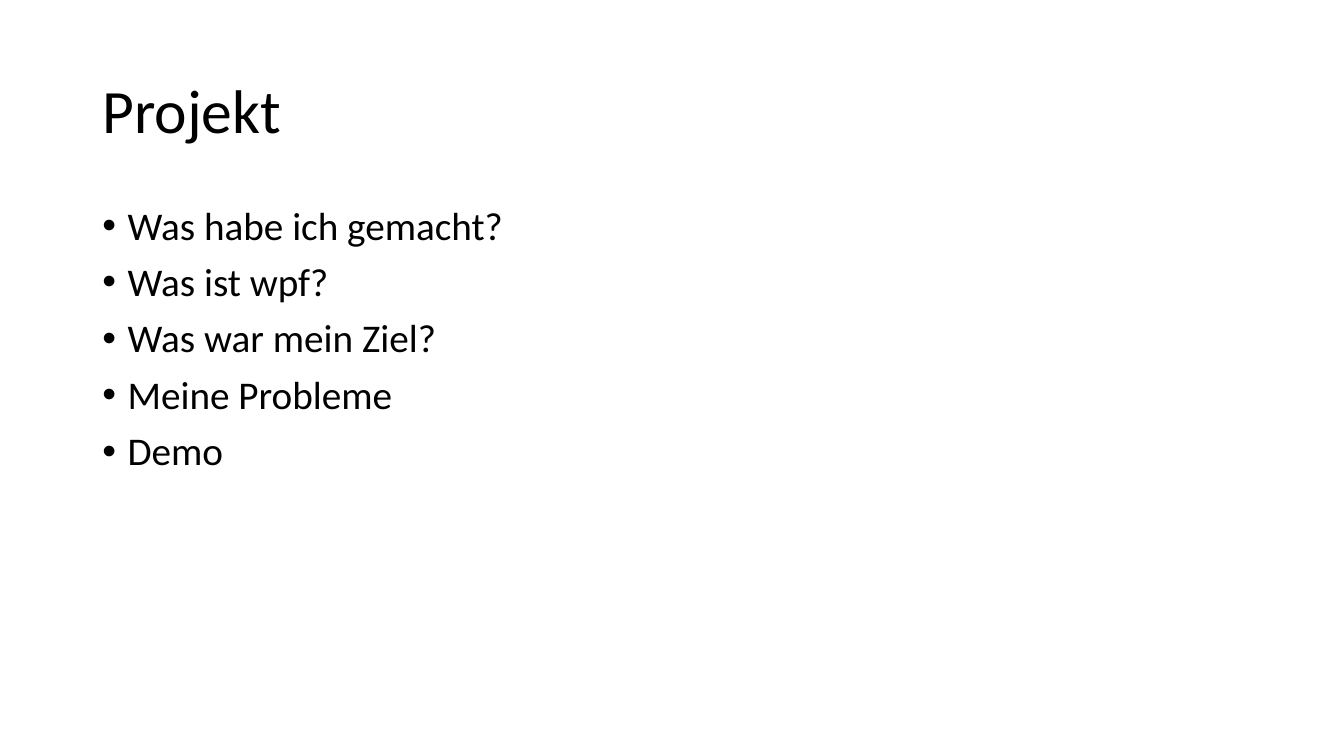
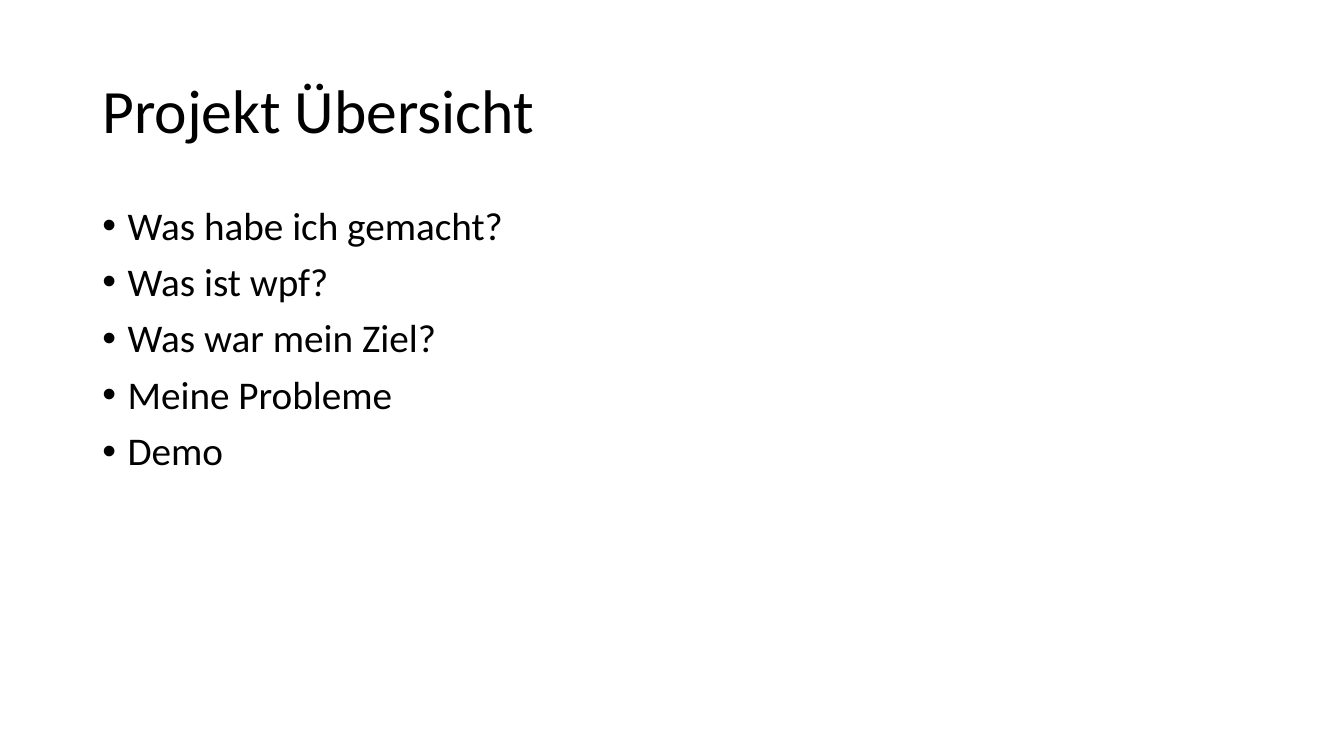
Before and after one commit to huiTaco/blj-projekt, a slide deck: slide 2 of program.pptx. Drawn at 1344x756 pixels with LibreOffice and Linux fonts; fonts in the diff are those of the drawing. Boxes give left, top, right and bottom in pixels: in the first picture for what was removed or moved away, otherwise in the second. Text is boxed around its words. In the diff, an @@ line names an element or a change of style, - is before the commit and + after.

```diff
--- a/program.pptx
+++ b/program.pptx
@@ title at (x1=102, y1=83, x2=534, y2=144): text changed @@
-Projekt
+Projekt Übersicht
```
Also in this commit, not shown: 3 other slides changed, 1 slide added, 2 other files.
